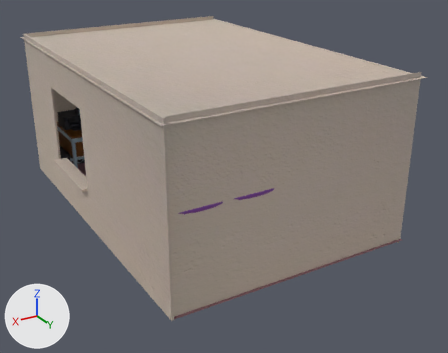
An edit to the glTF model app/public/static/assets/room3.glb, drawn before and after from the same camera.
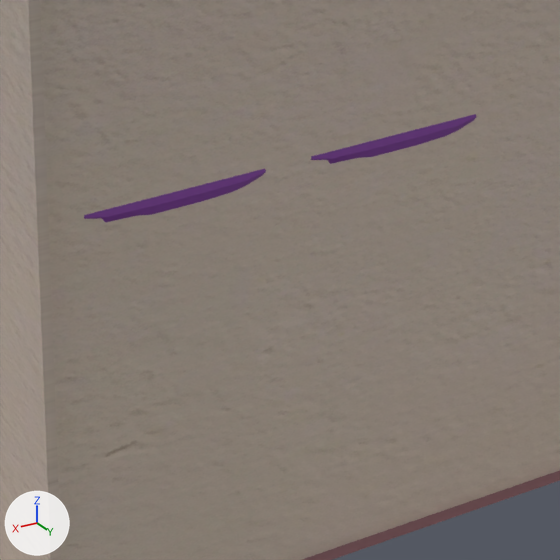
The first picture shows the older version from a 50 mm camera at (27.9, 49.6, 25.5) aimed at (0.7, 4.3, 2.8). The close-ups show both versions on the part from 35% to 66% of the width and 45% to 84% of the height of that picture; other places that the commit changed are outside them. Lighting does not change. The marker at lower left points along +X, +Y and +Z. Where no turn or scale is listed for an object, it has been applied to the vertices.

The first close-up shows 'nurbsPlane1_wall_0', 'nurbsPlane2_wall_0', 'nurbsPlane5_floor_0', 'pCube39_sheet_0', 'pCube40_sheet_0'.
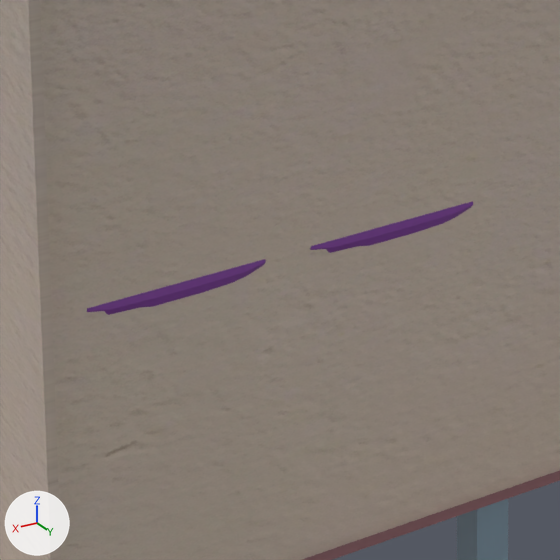
Boxes (x1, y1, x2, y2) around the edits, measured in the close-ups (560 x 560 px):
'pCube39_sheet_0', moved: before (84, 169, 266, 222); after (87, 259, 266, 315)
'pCube40_sheet_0', moved: before (311, 114, 476, 164); after (310, 201, 473, 253)
'pCube38_metal_0', moved (not visible before): after (457, 499, 508, 560)

The edits, one by one:
Object 'pCube38_metal_0' (ob_pcube38_metal_0) moves from (0.0, 0.0, 0.0) to (0.0, 0.0, -1.65).
Object 'pCube39_sheet_0' (ob_pcube39_sheet_0) moves from (0.0, 0.0, 0.0) to (0.0, 0.0, -1.65).
Object 'pCube40_sheet_0' (ob_pcube40_sheet_0) moves from (0.0, 0.0, 0.0) to (0.0, 0.0, -1.65).
